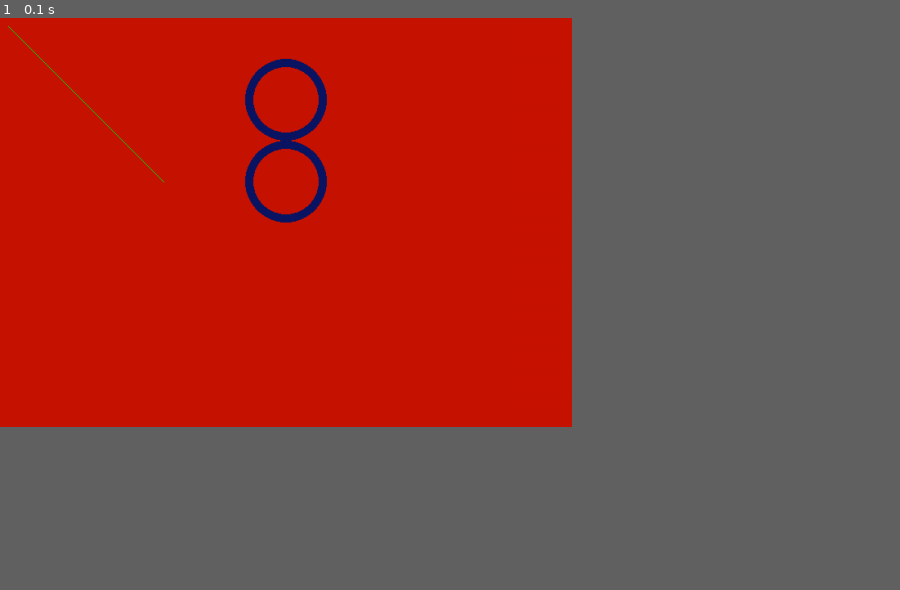
Above: before the commit, frame 1.
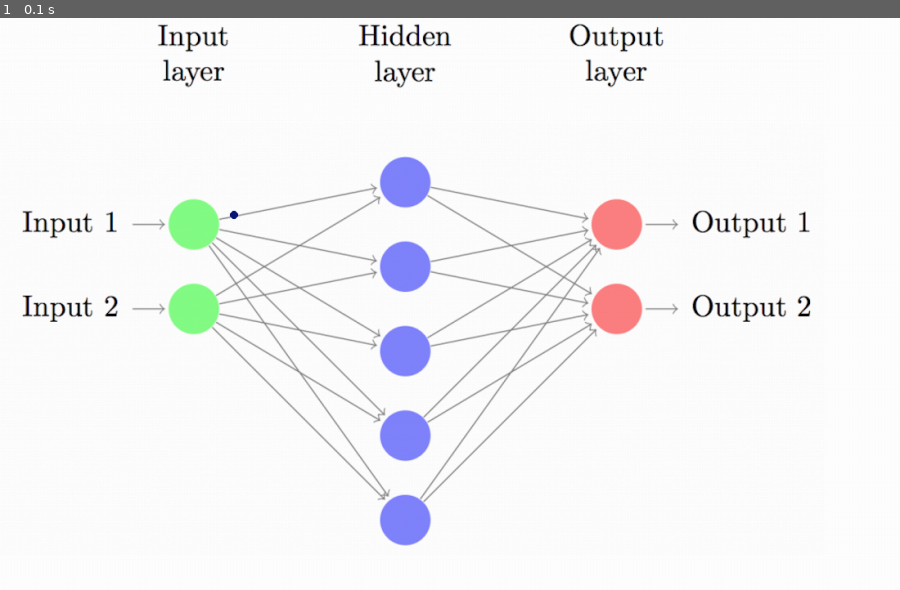
Above: after the commit, the same moment.

Repository: ElliotVilhelm/NeuralNetVisualization
Game: pygame game, started from Neural_Sim.py
The game is run twice, just before and just after one commit, with the same random seed, the same clock (stepped at 60 frames per second) and the same inputs. The source is Python 2; it was converted automatically to run under Python 3.
Inputs:
- Up to frame 1 (0.1 s): no input
In our replay, the window is 572x409 before the commit and 900x572 after it. These sizes can differ from the game's own. Grey fills any space a smaller window leaves; there, only what the larger window draws over its background counts as a difference.

The runs differ from the first frame. In frame 1, 48% of the frame differs, in the area x 0-91%, y 0-93%.

Commit message:
working ..

Diff:
--- a/Bare_Pygame.py
+++ /dev/null
@@ -1,36 +0,0 @@
-import pygame
-import time
-
-FPS = 30
-SCREEN_SIZE = (500, 500)
-
-
-class Sim(object):
-    def __init__(self):
-        self.run_sim = True
-    def process_events(self, screen):
-        if self.run_sim is True:
-            for event in pygame.event.get():
-                if event.type is pygame.KEYDOWN:
-                    if event.key is pygame.K_x:
-                        pygame.display.quit()
-                        pygame.quit()
-    def display_frame(self, screen):
-        screen.fill((0,0,0))
-        if self.run_sim is True:
-            pass
-
-
-def main():
-    pygame.init()
-    screen = pygame.display.set_mode(SCREEN_SIZE)
-    pygame.display.set_caption('~~wow~~')
-    clock = pygame.time.Clock()
-    simulation = Sim()
-    while simulation.run_sim is True:
-        simulation.process_events(screen)
-        simulation.display_frame(screen)
-        clock.tick(FPS)
-    pygame.quit()
-
-main()
--- a/Neural_Sim.py
+++ b/Neural_Sim.py
@@ -1,23 +1,36 @@
 import pygame
 import time
-
-FPS = 30
-SCREEN_WIDTH = 700
-SCREEN_HEIGHT = 500
+import math
+import numpy as np
+FPS = 60
+SCREEN_WIDTH = 1100
+SCREEN_HEIGHT = 700
 SCREEN_SIZE = (SCREEN_WIDTH, SCREEN_HEIGHT)
 NEURON_SIZE = 50
 RED = (200, 20, 0)
 GREEN = (0, 220, 10)
 
 class Sim(object):
-    def __init__(self):
+    def __init__(self, screen):
         self.run_sim = True
         self.input_layer = []
-        for i in range(2):
+        # self.initialize_display(screen)
+        cartesian_cords = [[236, 251],[495,202],[754, 254]]
+        screen_cords = []
+        for i in range(len(cartesian_cords)):
+            screenX = cartesian_cords[i][0] + SCREEN_WIDTH/2
+            screenY = SCREEN_HEIGHT/2 -cartesian_cords[i][1]
+            screen_cords.append([screenX, screenY])
+
+        self.BackGround = Background('nn.png', [0,0])
+        self.Blob = Blob(cartesian_cords)
+    def initialize_display(self, screen):
+        for i in range(3):
             self.input_layer.append(Neuron(SCREEN_WIDTH/2, (i+1)*100))
     def process_events(self, screen):
         if self.run_sim is True:
             self.display_frame(screen)
+            self.Blob.move()
             for event in pygame.event.get():
                 if event.type is pygame.KEYDOWN:
                     if event.key is pygame.K_x:
@@ -25,14 +38,74 @@
                         pygame.quit()
         pygame.display.flip()
     def display_frame(self, screen):
-        screen.fill(RED)
+        screen.fill([255, 255, 255])
+        screen.blit(self.BackGround.image, self.BackGround.rect)
         my_connection = Connection()
         if self.run_sim is True:
             for n in self.input_layer:
                 n.draw_Neuron(screen)
                 my_connection.draw_Connection(screen, (10, 10), (200, 200), GREEN)
+            self.Blob.draw(screen)
+class Blob(object):
+    def __init__(self, cordinates):
+        # cordinates : [[0,0],[100,100],[200, 100]]
+        self.cordinates = cordinates
+        self.current_pos = cordinates[0]
+        self.next_pos = 1
+    def move(self):
+
+        delta_x = (self.cordinates[self.next_pos][0]-self.current_pos[0])
+        delta_y = (self.cordinates[self.next_pos][1]-self.current_pos[1])
+        displacement_vector = np.array([delta_x, delta_y])
+        unit_vector = displacement_vector/np.sqrt(np.sum(displacement_vector**2))*10
+        # print("unit vecteor: ", unit_vector)
+        #unit_vector = np.rint(unit_vector)
+        #unit_vector = np.ceil(unit_vector)
+        #dx = int(unit_vector[0] + (0.5 if unit_vector[0] > 0 else -0.5))
+        #dy = int(unit_vector[1] + (0.5 if unit_vector[1] > 0 else -0.5))i
+        dx = int(round(unit_vector[0]))
+        dy = int(round(unit_vector[1]))
+
+
+        # dx = int(unit_vector[0])
+        # dy = int(unit_vector[1])
+        #print("dy: ", dy)
+        self.current_pos[0] += dx
+        self.current_pos[1] += dy
+        # print(self.next_pos)
+        #print("current pos: ", self.current_pos)
+        #print(abs(self.current_pos[1]-self.cordinates[self.next_pos][1]))
+        print("next: ", self.next_pos)
+        if abs(self.current_pos[0]-self.cordinates[self.next_pos][0]) < 10:
+            if abs(self.current_pos[1]-self.cordinates[self.next_pos][1]) < 10:
+                if self.next_pos is 2:
+                    self.next_pos = 1
+                    self.current_pos = self.cordinates[0]
+                else:
+                    #self.current_pos = self.cordinates[self.next_pos]
+                    self.next_pos += 1
+
+               # print("next: ", self.next_pos)
+                # if self.next_pos is 3:
+            #    print("end")
+                  #  print("next is 3,:", self.next_pos)
+                    # self.current_pos = [0, 0] #self.cordinates[0]
+                    # self.next_pos = 1
+
+
+    def draw(self,screen):
+        pygame.draw.circle(screen, (12,22,122), self.current_pos, 5, 5)
+
+class Background(pygame.sprite.Sprite):
+    def __init__(self, image_file, location):
+        pygame.sprite.Sprite.__init__(self)  #call Sprite initializer
+        self.image = pygame.image.load(image_file)
+        self.rect = self.image.get_rect()
+        self.rect.left, self.rect.top = location
+
 class Neuron(object):
     def __init__(self, x_pos, y_pos):
+
         self.x = x_pos
         self.y = y_pos
     def draw_Neuron(self, screen):
@@ -48,7 +121,7 @@
     screen = pygame.display.set_mode(SCREEN_SIZE)
     pygame.display.set_caption('~~wow~~')
     clock = pygame.time.Clock()
-    simulation = Sim()
+    simulation = Sim(screen)
     while simulation.run_sim is True:
         simulation.process_events(screen)
         simulation.display_frame(screen)
Binary file added: nn.png
